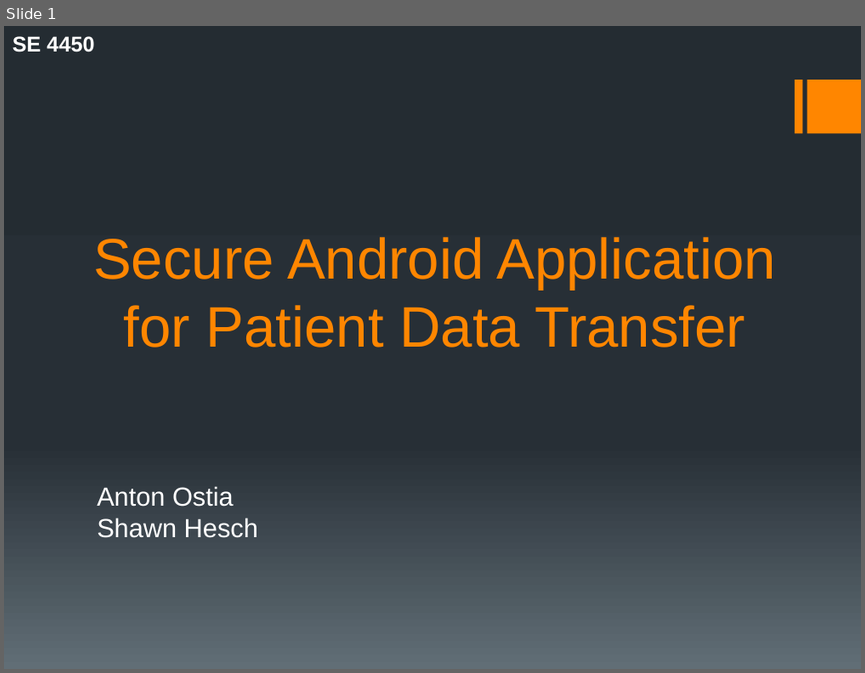
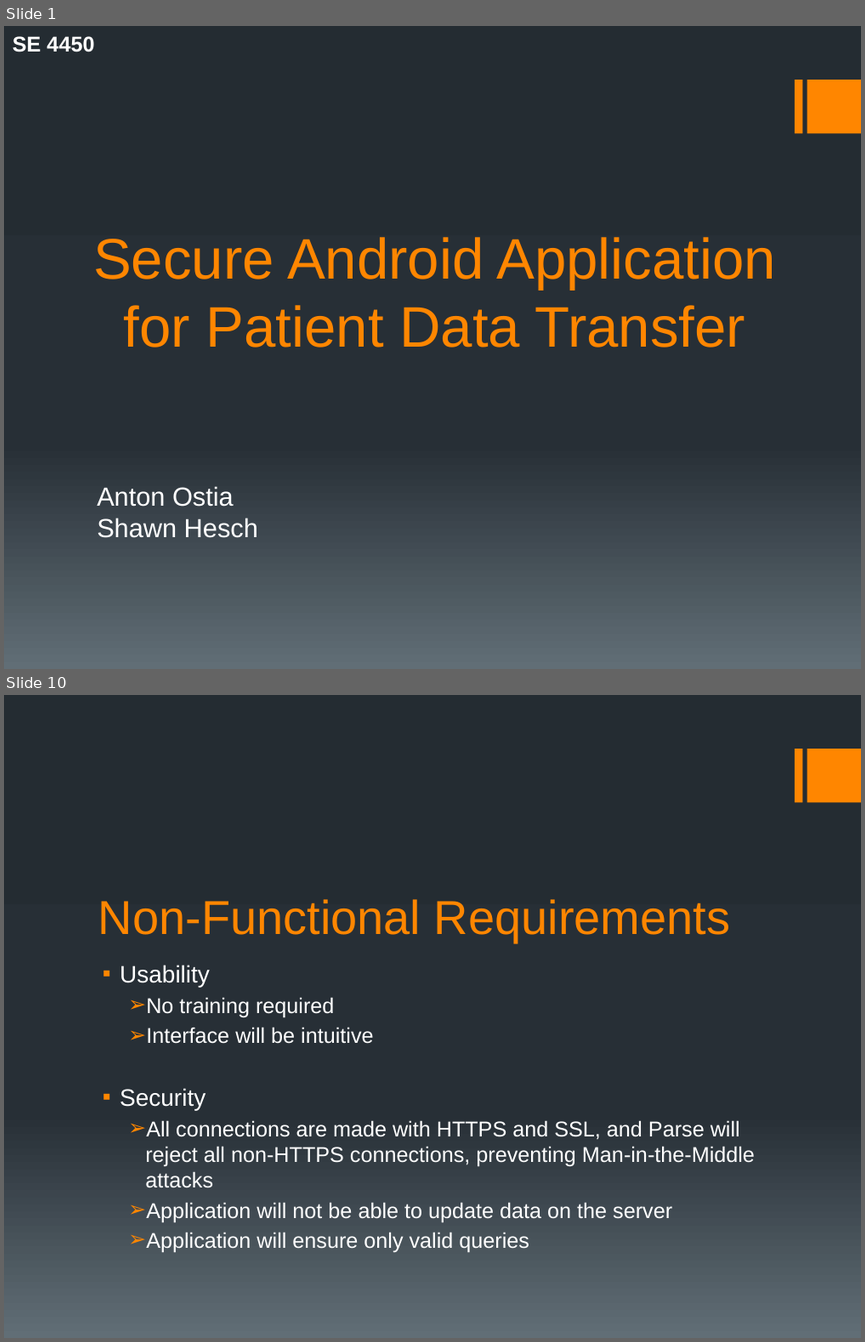
Before and after one commit to ShawnHesch/SAAPI, a slide deck: SAAPI_Walkthrough.pptx. Shown one above the other, each under a label of ours: slide 1 before the commit, slides 1 and 10 after it; the slides between them are not shown. The pictures are 865x673 and 865x1342 pixels, drawn with LibreOffice and Linux fonts; fonts in the diff are those of the drawing. Boxes give left, top, right and bottom in pixels: in the first picture for what was removed or moved away, otherwise in the second. Text is boxed around its words. In the diff, an @@ line names an element or a change of style, - is before the commit and + after.

```diff
--- a/SAAPI_Walkthrough.pptx
+++ b/SAAPI_Walkthrough.pptx
@@ slide 10 added at (4,695,861,1338), background gradient #242C33 to #273037 to #636D76; not listed: 2 template elements that a slide beside it also shows @@
@@ title added at (98,899,730,942), 40 pt, text #FF8600 @@
+Non-Functional Requirements
@@ text added at (120,964,755,1253), 18 pt, text #FFFFFF @@
+▪ Usability
+  ➢ No training required
+  ➢ Interface will be intuitive
+▪ Security
+  ➢ All connections are made with HTTPS and SSL, and Parse will reject all non-HTTPS connections, preventing Man-in-the-Middle attacks
+  ➢ Application will not be able to update data on the server
+  ➢ Application will ensure only valid queries
```
Also in this commit, not shown: 11 other slides added, 2 slides removed, 4 other files.
